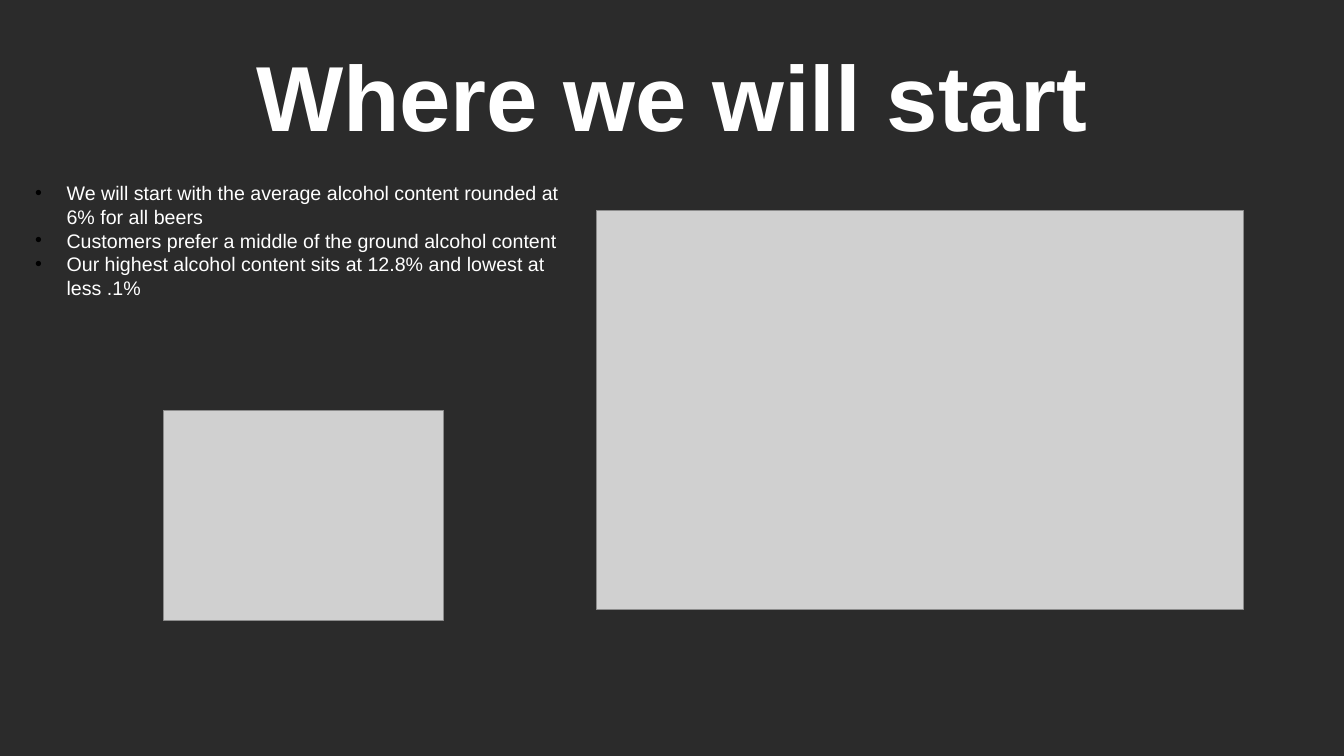
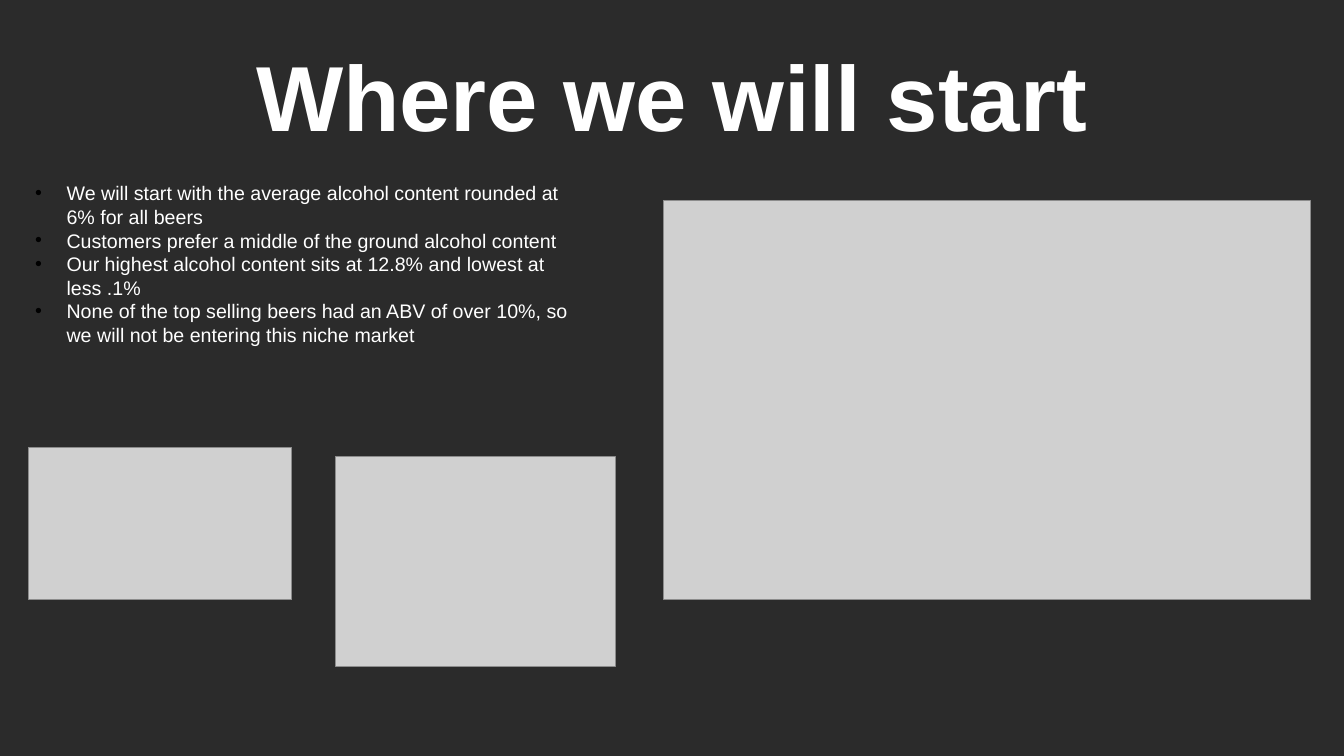
Before and after one commit to martin8886/Case-Study-1-EDA-of-breweries-in-R, a slide deck: slide 7 of presentation/Team_TAM_CaseStudy02.pptx. Drawn at 1344x756 pixels with LibreOffice and Linux fonts; fonts in the diff are those of the drawing; grey boxes stand for pictures; background and template pictures are left out; a plain dark background stands for a picture behind light text. Boxes give left, top, right and bottom in pixels: in the first picture for what was removed or moved away, otherwise in the second. Text is boxed around its words. In the diff, an @@ line names an element or a change of style, - is before the commit and + after.

```diff
--- a/presentation/Team_TAM_CaseStudy02.pptx
+++ b/presentation/Team_TAM_CaseStudy02.pptx
@@ picture: place and size @@
-picture at [597,211,1244,609]
+picture at [663,201,1311,599]
@@ text at [67,303,568,346]: paragraph added @@
+• None of the top selling beers had an ABV of over 10%, so we will not be entering this niche market
@@ picture added at [28,448,291,600] @@
@@ picture: place and size @@
-picture at [164,410,444,620]
+picture at [336,457,615,666]
```
Also in this commit, not shown: 3 other slides changed, 1 slide added.
